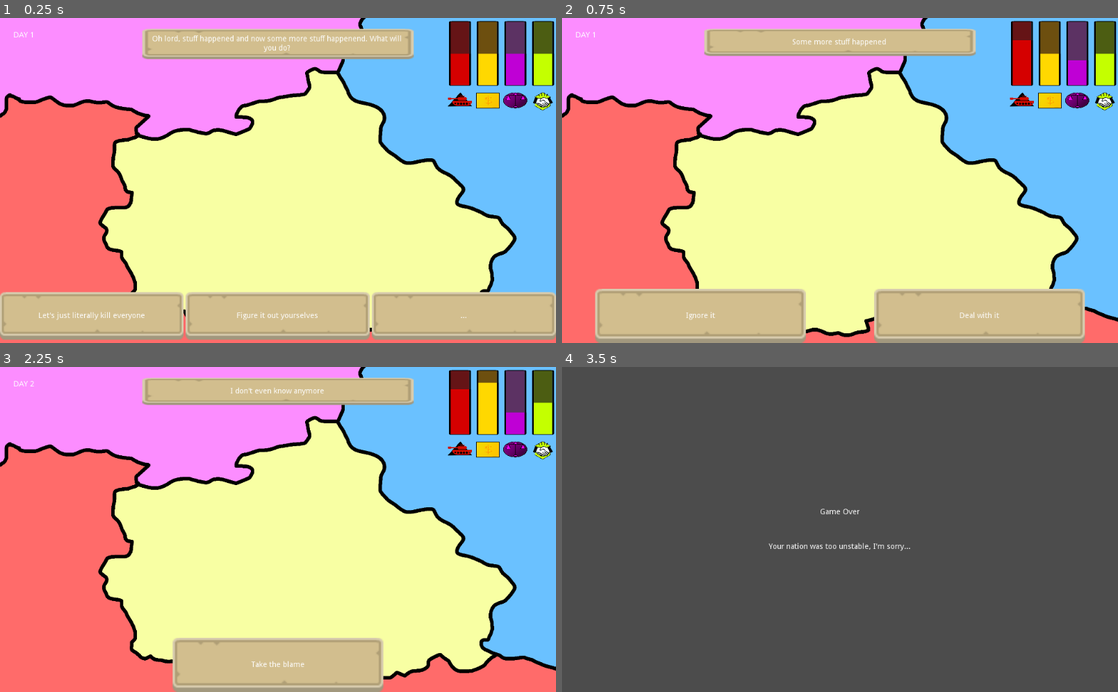
Above: before the commit, frames 1-4 (two rows, left to right).
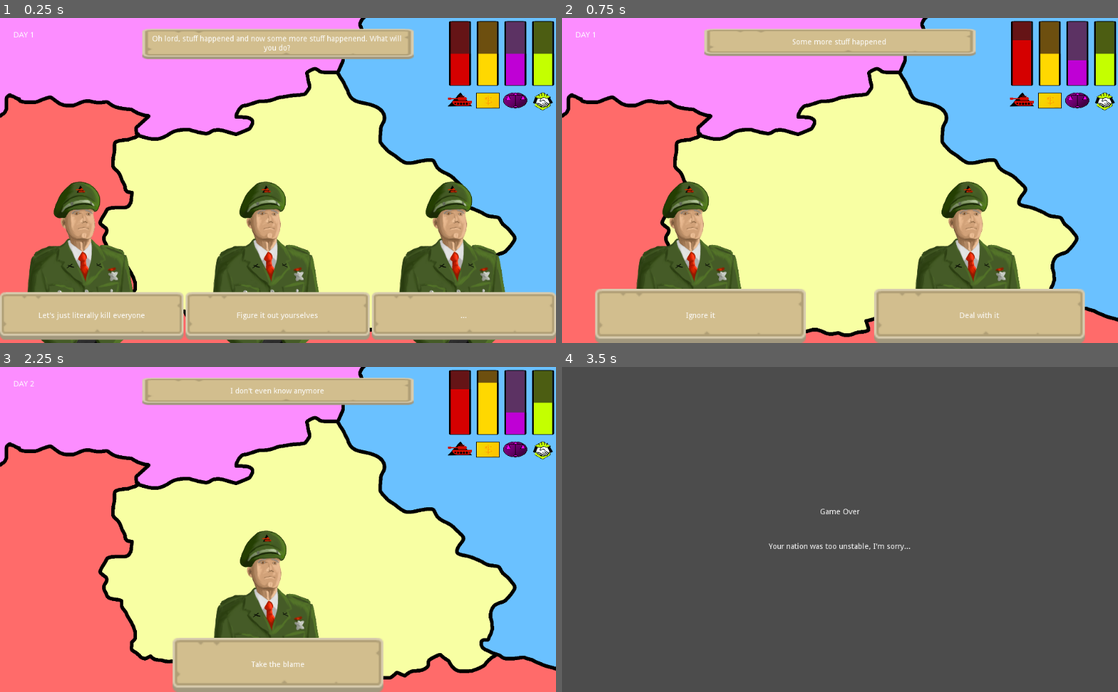
Above: after the commit, the same moments.

Repository: dsg-jam/LD49
Game: Godot game, scene res://scenes/overview.tscn
Same seed, same stepped clock (60 frames per second), same inputs: the game is played once before the commit and once after it.
Inputs (mouse positions are in pixels of both pictures, inside the frame that each line leads up to):
- Up to frame 1 (0.25 s): no input
- Up to frame 2 (0.75 s): click (656, 317) at 0.5 s, where only the run before the commit has a clickable "Let's just literally kill eve…"
- Up to frame 3 (2.25 s): click (139, 666) at 1.25 s, where only the run before the commit has a clickable "Ignore it"; click "Okay" at 2 s
- Up to frame 4 (3.5 s): click (840, 666) at 2.75 s

The runs differ from the first frame. In frame 1, 12% of the frame differs, in the area x 4-91%, y 50-100%; in frame 2, 7.0%; in frame 3, 3.5%; in frame 4, nothing differs.
Error in both runs: Assertion failed: ran out of days (res://scripts/manager.gd:67)

Commit message:
Add character

Diff:
--- a/scripts/ui/decision.gd
+++ b/scripts/ui/decision.gd
@@ -25,7 +25,7 @@
 		var node := option_prefab.instance()
 		option_container.add_child(node)
 		node.setup(option)
-		var err := node.connect("pressed", self, "_on_option_pressed", [i, option])
+		var err := node.get_child(1).connect("pressed", self, "_on_option_pressed", [i, option])
 		assert(err == OK)
 
 	self.visible = true
--- a/ui/option.tscn
+++ b/ui/option.tscn
@@ -1,20 +1,41 @@
-[gd_scene load_steps=4 format=2]
+[gd_scene load_steps=5 format=2]
 
 [ext_resource path="res://scripts/ui/option.gd" type="Script" id=1]
 [ext_resource path="res://assets/ui/buttonLong_beige.png" type="Texture" id=2]
 [ext_resource path="res://assets/ui/buttonLong_beige_pressed.png" type="Texture" id=3]
+[ext_resource path="res://assets/character/general.png" type="Texture" id=4]
 
-[node name="Option" type="TextureButton"]
+[node name="Option" type="Control"]
 anchor_right = 1.0
 anchor_bottom = 1.0
 rect_pivot_offset = Vector2( -1908.44, -184.172 )
 size_flags_horizontal = 3
 size_flags_vertical = 3
+script = ExtResource( 1 )
+__meta__ = {
+"_edit_use_anchors_": false
+}
+
+[node name="CharacterRect" type="TextureRect" parent="."]
+anchor_left = 0.5
+anchor_right = 0.5
+margin_left = -181.0
+margin_top = -200.0
+margin_right = 181.0
+margin_bottom = 226.0
+texture = ExtResource( 4 )
+expand = true
+__meta__ = {
+"_edit_use_anchors_": false
+}
+
+[node name="TextureButton" type="TextureButton" parent="."]
+anchor_right = 1.0
+anchor_bottom = 1.0
 texture_normal = ExtResource( 2 )
 texture_pressed = ExtResource( 3 )
 expand = true
 stretch_mode = 5
-script = ExtResource( 1 )
 __meta__ = {
 "_edit_use_anchors_": false
 }
